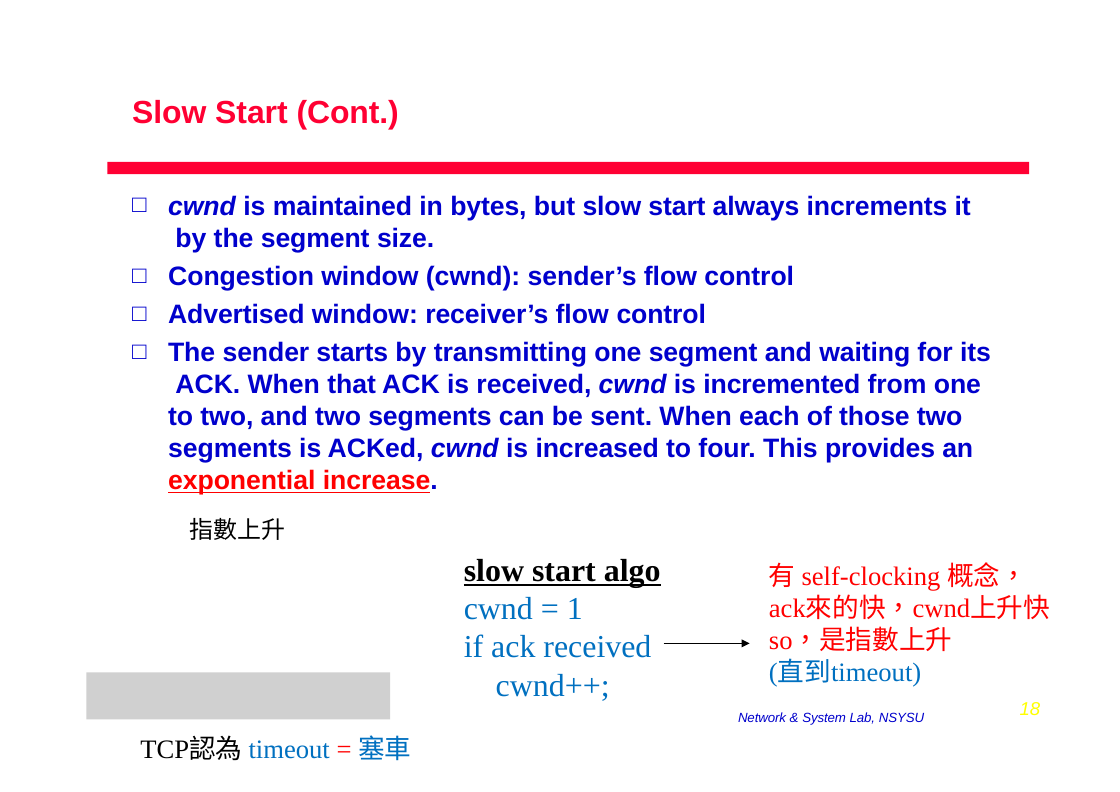
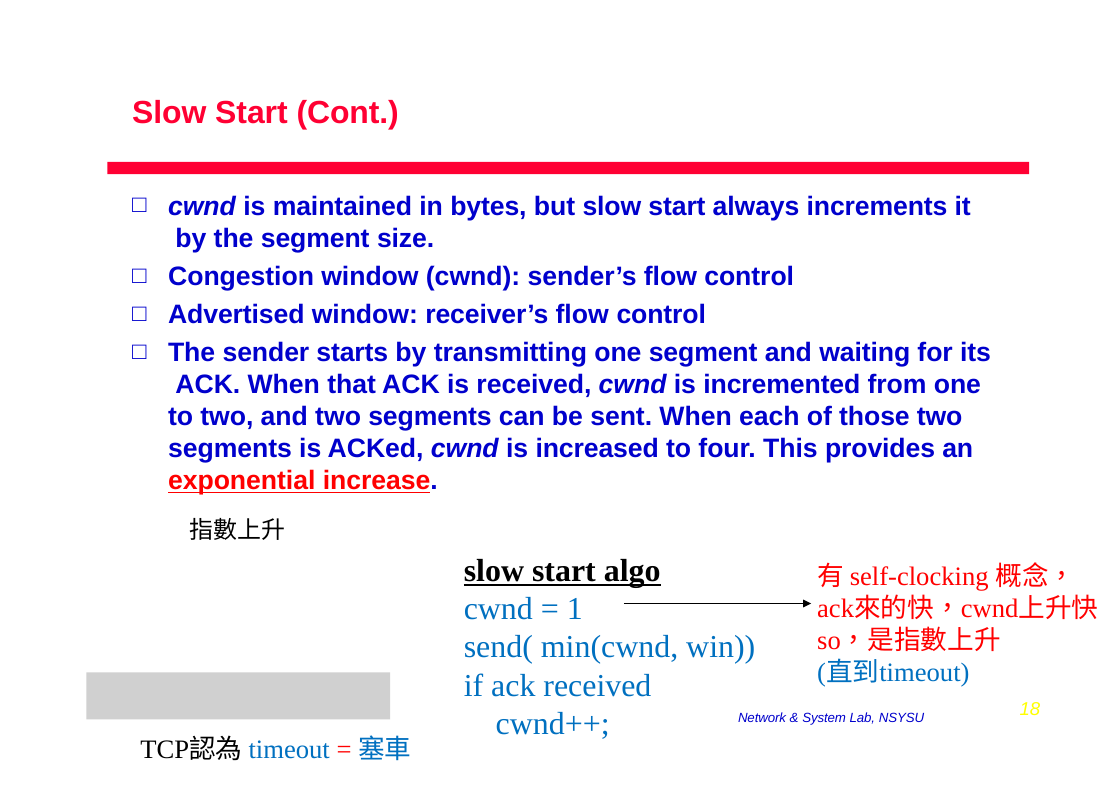
Before and after one commit to MikSuki/TCPIP, a slide deck: slide 18 of textbooks/Ch20.pptx. Drawn at 1120x792 pixels with LibreOffice and Linux fonts; fonts in the diff are those of the drawing; grey boxes stand for pictures. Boxes give left, top, right and bottom in pixels: in the first picture for what was removed or moved away, otherwise in the second. Text is boxed around its words. In the diff, an @@ line names an element or a change of style, - is before the commit and + after.

```diff
--- a/textbooks/Ch20.pptx
+++ b/textbooks/Ch20.pptx
@@ text "有 self-clocking 概念，": place and size @@
-text "有 self-clocking 概念，" at (769, 562, 1050, 687)
+text "有 self-clocking 概念，" at (817, 562, 1098, 687)
@@ arrow moved from (664, 644) - (750, 644) to (624, 604) - (811, 604) @@
@@ text at (464, 635, 755, 663): paragraph added @@
+send( min(cwnd, win))
```
Also in this commit, not shown: 2 other slides changed, 4 other files.
